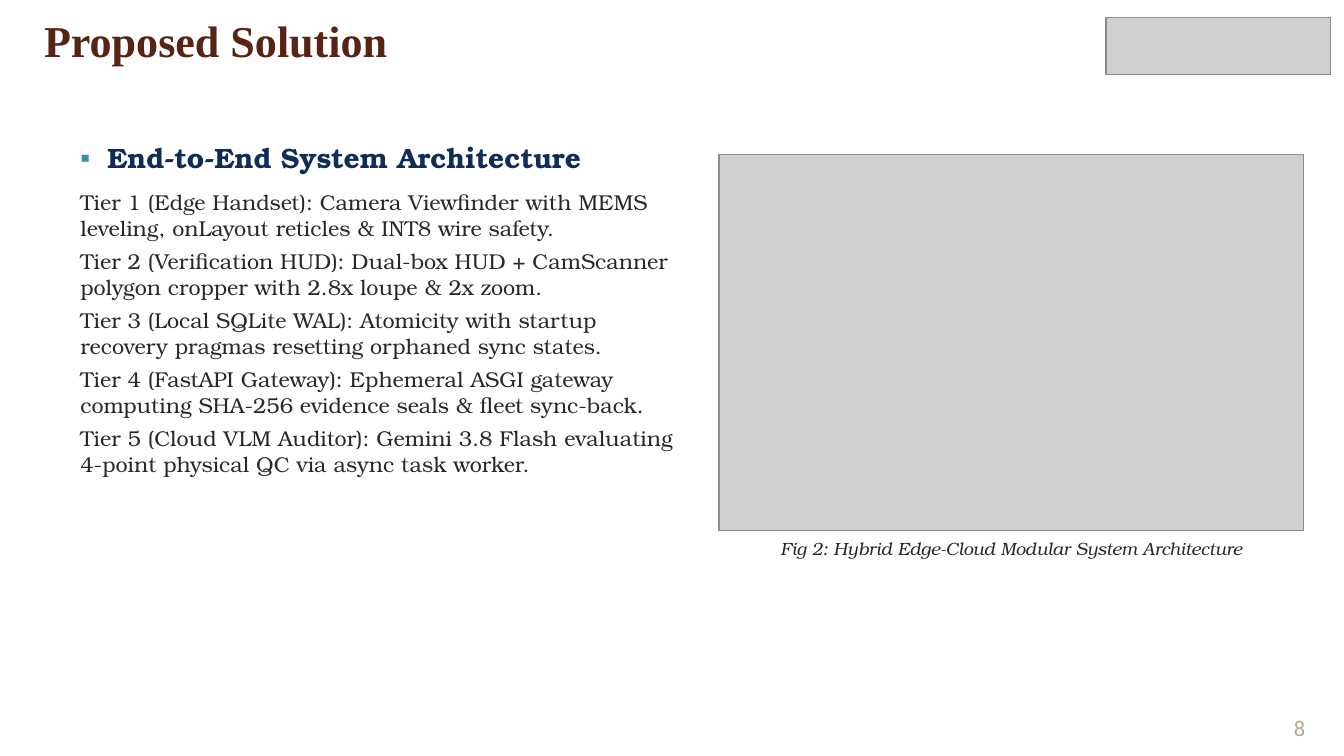
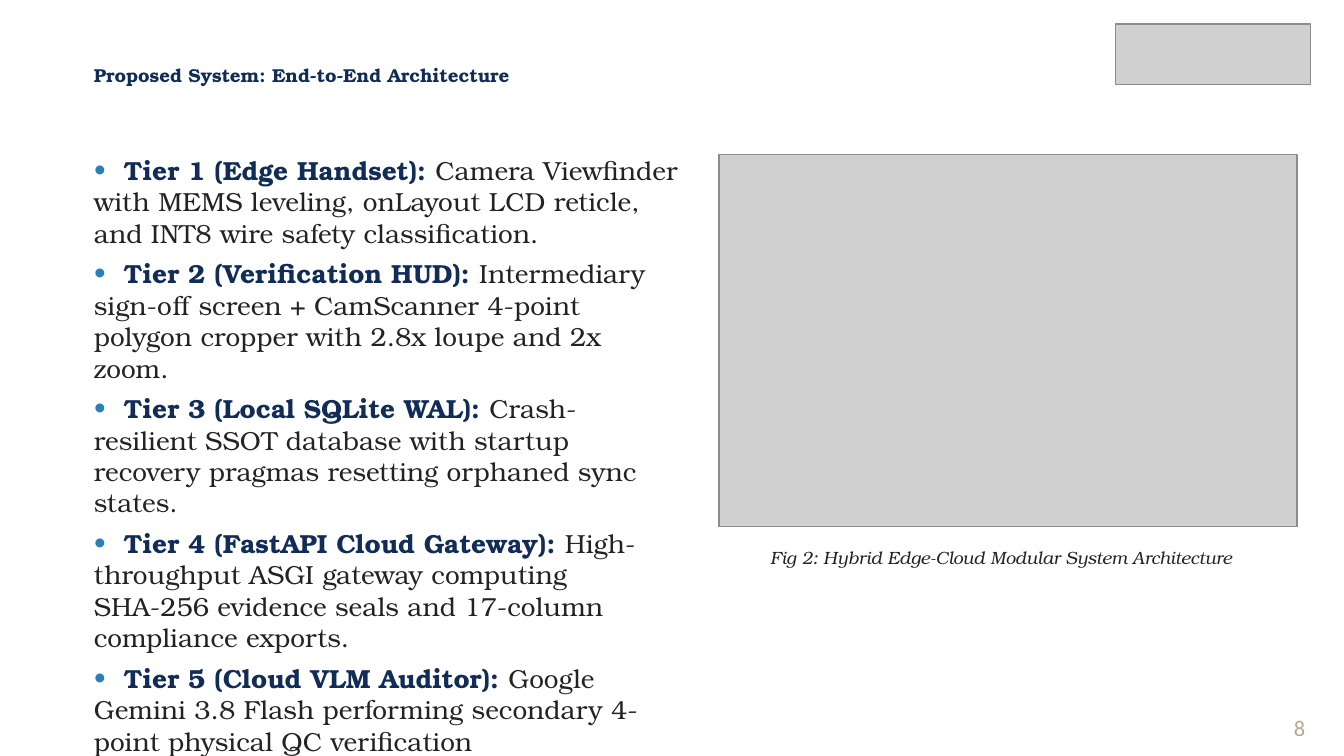
Before and after one commit to frankmathewsajan/psychic-spark, a slide deck: slide 8 of docs/presentation/Capstone_Final_Review_Presentation.pptx. Drawn at 1344x756 pixels with LibreOffice and Linux fonts; fonts in the diff are those of the drawing; grey boxes stand for pictures; background and template pictures are left out. Boxes give left, top, right and bottom in pixels: in the first picture for what was removed or moved away, otherwise in the second. Text is boxed around its words. In the diff, an @@ line names an element or a change of style, - is before the commit and + after.

Commit message:
fix(presentation-report): diagonal logo scaling, uniform bullets, abbreviations split, and layout perfection

```diff
--- a/docs/presentation/Capstone_Final_Review_Presentation.pptx
+++ b/docs/presentation/Capstone_Final_Review_Presentation.pptx
@@ picture: place and size @@
-picture at (1106, 17, 1331, 74)
+picture at (1116, 24, 1310, 85)
@@ text at (94, 68, 510, 86): text changed; size 23.6 to 10 pt; font Times New Roman to TeX Gyre Bonum; text colour #572314 to #102C57 @@
-Proposed Solution
+Proposed System: End-to-End Architecture
@@ text at (94, 160, 677, 756): text changed; size 11.5 to 14 pt; text colour #282828 to #232323 @@
-▪ End-to-End System Architecture
-Tier 1 (Edge Handset): Camera Viewfinder with MEMS leveling, onLayout reticles & INT8 wire safety.
-Tier 2 (Verification HUD): Dual-box HUD + CamScanner polygon cropper with 2.8x loupe & 2x zoom.
-Tier 3 (Local SQLite WAL): Atomicity with startup recovery pragmas resetting orphaned sync states.
-Tier 4 (FastAPI Gateway): Ephemeral ASGI gateway computing SHA-256 evidence seals & fleet sync-back.
-Tier 5 (Cloud VLM Auditor): Gemini 3.8 Flash evaluating 4-point physical QC via async task worker.
+• Tier 1 (Edge Handset): Camera Viewfinder with MEMS leveling, onLayout LCD reticle, and INT8 wire safety classification.
+• Tier 2 (Verification HUD): Intermediary sign-off screen + CamScanner 4-point polygon cropper with 2.8x loupe and 2x zoom.
+• Tier 3 (Local SQLite WAL): Crash-resilient SSOT database with startup recovery pragmas resetting orphaned sync states.
+• Tier 4 (FastAPI Cloud Gateway): High-throughput ASGI gateway computing SHA-256 evidence seals and 17-column compliance exports.
+• Tier 5 (Cloud VLM Auditor): Google Gemini 3.8 Flash performing secondary 4-point physical QC verification asynchronously.
@@ picture: place and size @@
-picture at (719, 155, 1304, 531)
+picture at (719, 155, 1297, 527)
@@ text "Fig 2: Hybrid Edge-Cloud Modular ...": place and size @@
-text "Fig 2: Hybrid Edge-Cloud Modular ..." at (780, 542, 1242, 559)
+text "Fig 2: Hybrid Edge-Cloud Modular ..." at (770, 551, 1232, 568)
@@ text "Fig 2: Hybrid Edge-Cloud Modular ..." at (770, 551, 1232, 568): text colour #282828 to #232323 @@
```
Also in this commit, not shown: 15 other slides changed, 4 other files.
